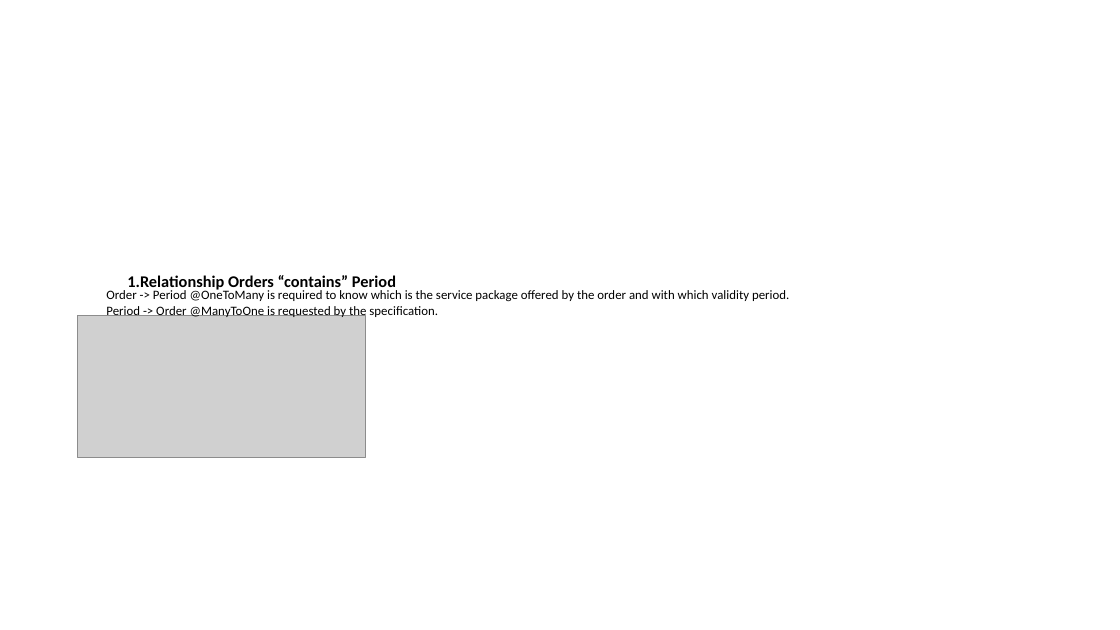
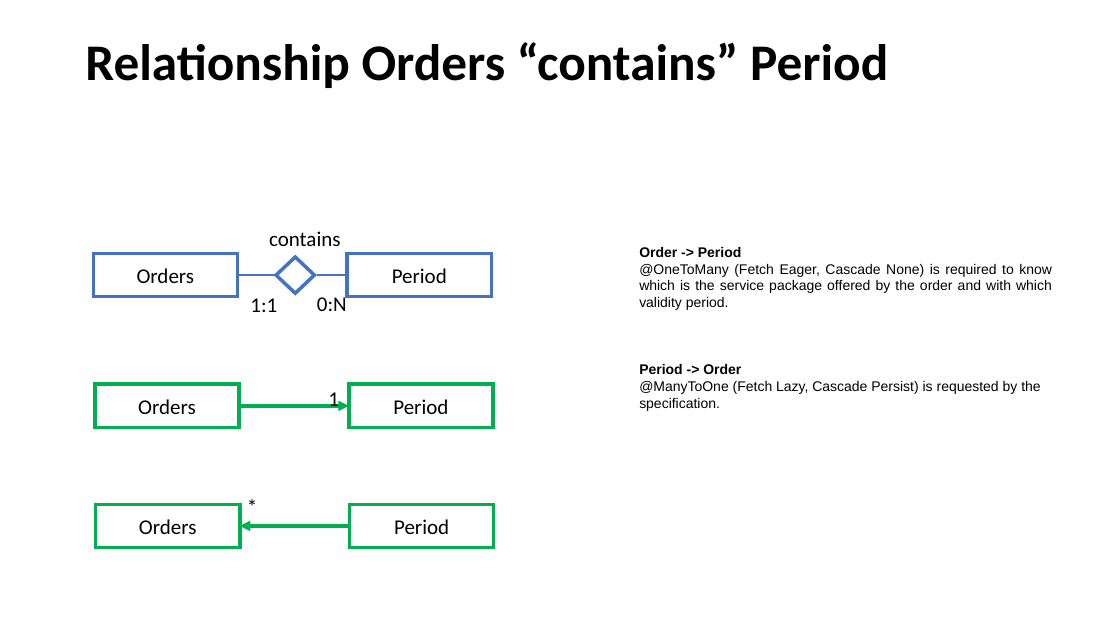
Before and after one commit to priscia99/databases-2-project, a slide deck: slide 31 of Deliverables/Report/Report.pptx (slide 23 before the commit). Drawn at 1120x630 pixels with LibreOffice and Linux fonts; fonts in the diff are those of the drawing; grey boxes stand for pictures. Boxes give left, top, right and bottom in pixels: in the first picture for what was removed or moved away, otherwise in the second. Text is boxed around its words. In the diff, an @@ line names an element or a change of style, - is before the commit and + after.

```diff
--- a/Deliverables/Report/Report.pptx
+++ b/Deliverables/Report/Report.pptx
@@ title "Relationship Orders “contains” Period": place and size @@
-title "Relationship Orders “contains” Period" at box(127, 275, 396, 292)
+title "Relationship Orders “contains” Period" at box(85, 42, 888, 88)
@@ title "Relationship Orders “contains” Period" at box(85, 42, 888, 88): size 14 to 44 pt; bullet 1. to none; list level 2 to 1 in "Relationship Orders “contains” Period"; line spacing 1 to 0.9 @@
@@ text at box(639, 247, 1052, 411): text changed; size 11 to 12 pt; font Calibri to Arial @@
-Order -> Period @OneToMany is required to know which is the service package offered by the order and with which validity period.
-Period -> Order @ManyToOne is requested by the specification.
+Order -> Period
+@OneToMany (Fetch Eager, Cascade None) is required to know which is the service package offered by the order and with which validity period.
+Period -> Order
+@ManyToOne (Fetch Lazy, Cascade Persist) is requested by the specification.
@@ picture removed at box(77, 315, 365, 457) @@
@@ group added at box(93, 231, 494, 548): 6 rectangles, 5 texts, 2 lines, 2 arrows, 1 diamond @@
+Period
+Orders
+0:N
+1:1
+contains
+Period
+Orders
+Period
+Orders
+1
+*
```
Also in this commit, not shown: 25 other slides changed, 33 slides added, 5 slides removed, 5 other files.
